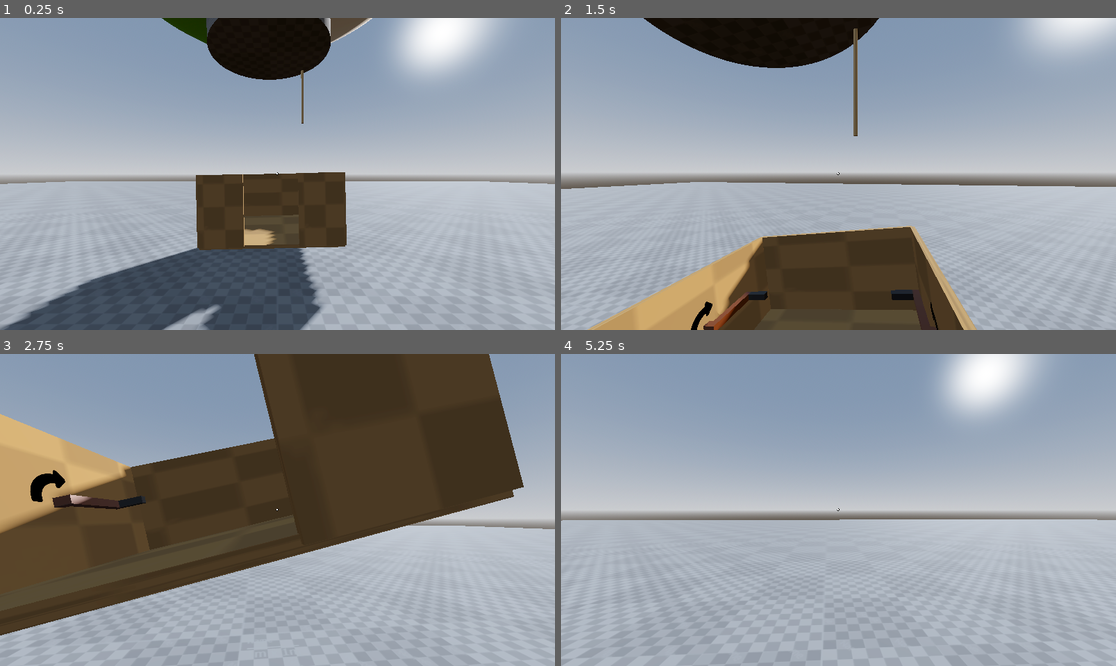
Above: before the commit, frames 1-4 (two rows, left to right).
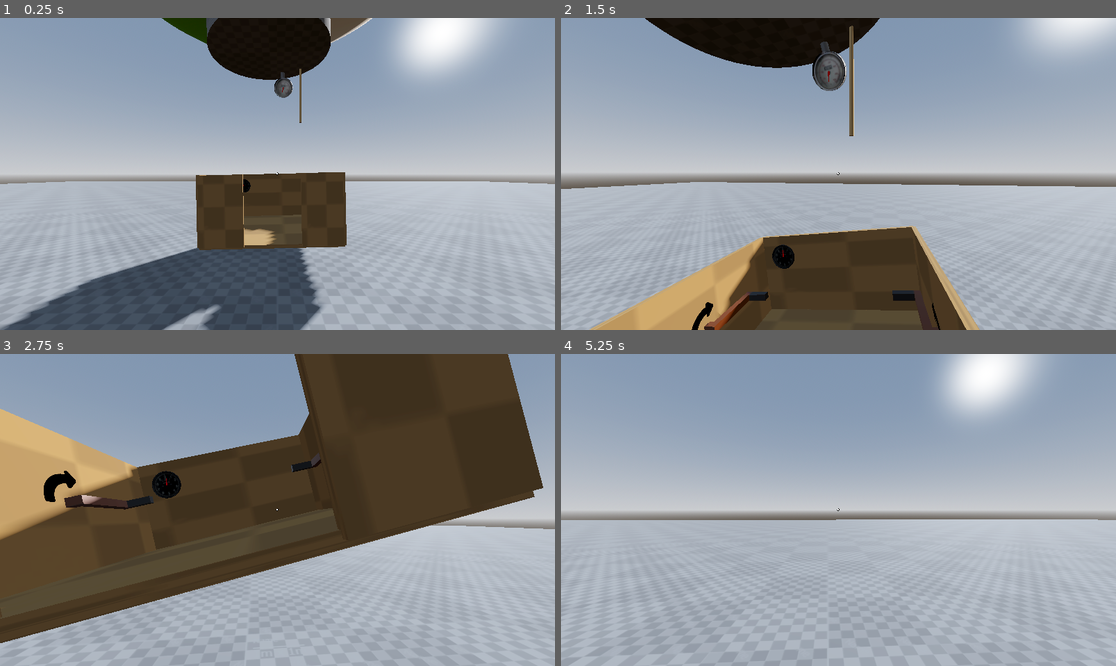
Above: after the commit, the same moments.

Repository: MagmaC4/Envelope
Game: Godot game, scene res://Scenes/master.tscn
Same seed, same stepped clock (60 frames per second), same inputs: the game is played once before the commit and once after it.
Inputs (mouse positions are in pixels of both pictures, inside the frame that each line leads up to):
- Up to frame 1 (0.25 s): no input
- Up to frame 2 (1.5 s): move the mouse to (866, 174) at 0.52 s; press the mouse at (866, 174) at 0.53 s; hold W (move_forward) from 0.53 s (still down); tap Space (move_jump) at 0.77 s; move the mouse to (810, 174) at 1.27 s; release the mouse at (810, 174) at 1.28 s; tap Shift (sprint) at 1.35 s
- Up to frame 3 (2.75 s): keep holding W (move_forward); tap Space (move_jump) at 1.52 s; move the mouse to (288, 503) at 2.02 s; press the mouse at (288, 503) at 2.03 s
- Up to frame 4 (5.25 s): keep holding W (move_forward); move the mouse to (832, 516) at 2.77 s; release the mouse at (832, 516) at 2.78 s; tap Shift (sprint) at 2.85, 4.35 s; tap Space (move_jump) at 3.02, 3.77, 4.52 s; move the mouse to (877, 513) at 3.52 s; press the mouse at (877, 513) at 3.53 s; move the mouse to (794, 506) at 4.27 s; release the mouse at (794, 506) at 4.28 s; move the mouse to (844, 510) at 5.02 s; press the mouse at (844, 510) at 5.03 s

The runs differ from the first frame. In frame 1, 0.4% of the frame differs, in the area x 35-55%, y 16-74%; in frame 2, 2.1%; in frame 3, 8.5%, in the area x 0-100%, y 0-100%; in frame 4, 0.3%.

Commit message:
Add gauges

Diff:
--- /dev/null
+++ b/Scenes/altimeter.tscn
@@ -0,0 +1,13 @@
+[gd_scene format=3 uid="uid://b8e70evoowqxu"]
+
+[ext_resource type="Script" uid="uid://dbgax75uq11j7" path="res://Scripts/gauge.gd" id="1_w5wo2"]
+[ext_resource type="PackedScene" uid="uid://dq6eo8eqdg1k5" path="res://Assets/Models/gauge_1.glb" id="2_gpdat"]
+[ext_resource type="PackedScene" uid="uid://ccemvhd3ybexe" path="res://Assets/Models/dial_1.glb" id="3_uwp2g"]
+
+[node name="Altimeter" type="Node3D" unique_id=1666856832]
+script = ExtResource("1_w5wo2")
+is_clockwise = true
+
+[node name="gauge_1" parent="." unique_id=1404530338 instance=ExtResource("2_gpdat")]
+
+[node name="dial" parent="." unique_id=509035106 instance=ExtResource("3_uwp2g")]
--- a/Scenes/balloon_vehicle.tscn
+++ b/Scenes/balloon_vehicle.tscn
@@ -9,6 +9,8 @@
 [ext_resource type="Script" uid="uid://43dqf1odjuoq" path="res://Scripts/rope.gd" id="6_gmxq1"]
 [ext_resource type="AudioStream" uid="uid://ca3bucf6klly8" path="res://Assets/Sound/ignite_2.mp3" id="8_5nxuu"]
 [ext_resource type="AudioStream" uid="uid://dqiixept55pe0" path="res://Assets/Sound/burner_loop.mp3" id="9_wwcxu"]
+[ext_resource type="PackedScene" uid="uid://b8e70evoowqxu" path="res://Scenes/altimeter.tscn" id="10_wwcxu"]
+[ext_resource type="PackedScene" uid="uid://ci8ndsk1o5y4u" path="res://Scenes/thermometer.tscn" id="11_yprsc"]
 
 [sub_resource type="BoxShape3D" id="BoxShape3D_qbobt"]
 size = Vector3(1.8789711, 3.1889954, 1.9432068)
@@ -50,7 +52,7 @@
 material = SubResource("StandardMaterial3D_sgw8h")
 
 [sub_resource type="BoxShape3D" id="BoxShape3D_gmxq1"]
-size = Vector3(2.048706, 0.4154663, 2.080017)
+size = Vector3(2.048706, 0.21690369, 2.080017)
 
 [sub_resource type="StandardMaterial3D" id="StandardMaterial3D_gmxq1"]
 albedo_texture = ExtResource("6_3nuav")
@@ -60,6 +62,9 @@
 
 [sub_resource type="BoxShape3D" id="BoxShape3D_3nuav"]
 size = Vector3(0.21243286, 1.7835693, 0.19322205)
+
+[sub_resource type="CylinderMesh" id="CylinderMesh_yprsc"]
+material = SubResource("StandardMaterial3D_sgw8h")
 
 [node name="BalloonVehicle" type="Node3D" unique_id=58244521 groups=["Vehicle"]]
 script = ExtResource("1_h2duu")
@@ -107,19 +112,19 @@
 shape = SubResource("ConcavePolygonShape3D_5tuot")
 
 [node name="MeshInstance3D5" type="MeshInstance3D" parent="Cabin" unique_id=1767051178]
-transform = Transform3D(0.61692995, 0, 0, 0, -2.1855695e-09, -1, 0, 0.05, -4.371139e-08, -0.6846926, 0.5, 1.0063438)
+transform = Transform3D(0.6111165, 0, 0, 0, -2.1649746e-09, -0.99057686, 0, 0.049528845, -4.329949e-08, -0.6846926, 0.5, 1.0063438)
 mesh = SubResource("BoxMesh_wn7uu")
 
 [node name="CollisionShape3D5" type="CollisionShape3D" parent="Cabin" unique_id=529451318]
-transform = Transform3D(0.44537133, 0, 0, 0, -2.1855695e-09, -1, 0, 0.05, -4.371139e-08, -0.76742864, 0.5, 1.0063438)
+transform = Transform3D(0.3541016, 0, 0, 0, -2.1855695e-09, -1, 0, 0.05, -4.371139e-08, -0.84333855, 0.5, 1.0063438)
 shape = SubResource("ConcavePolygonShape3D_sgw8h")
 
 [node name="MeshInstance3D6" type="MeshInstance3D" parent="Cabin" unique_id=1831249068]
-transform = Transform3D(0.61692995, 0, 0, 0, -2.1855695e-09, -1, 0, 0.05, -4.371139e-08, 0.6833532, 0.5, 1.0063438)
+transform = Transform3D(0.56950307, 0, 0, 0, -2.1855695e-09, -1, 0, 0.05, -4.371139e-08, 0.700292, 0.5, 1.0063438)
 mesh = SubResource("BoxMesh_wn7uu")
 
 [node name="CollisionShape3D6" type="CollisionShape3D" parent="Cabin" unique_id=1258277450]
-transform = Transform3D(0.39731595, 0, 0, 0, -2.1855695e-09, -1, 0, 0.05, -4.371139e-08, 0.7894296, 0.5, 1.0063438)
+transform = Transform3D(0.30937403, 0, 0, 0, -2.1855695e-09, -1, 0, 0.05, -4.371139e-08, 0.8472728, 0.5, 1.0063438)
 shape = SubResource("ConcavePolygonShape3D_3nuav")
 
 [node name="Balloon" type="StaticBody3D" parent="." unique_id=978523476]
@@ -139,19 +144,20 @@
 mesh = SubResource("CylinderMesh_3nuav")
 
 [node name="CollisionShape3D" type="CollisionShape3D" parent="Burner" unique_id=530969997]
-transform = Transform3D(1, 0, 0, 0, 1, 0, 0, 0, 1, -0.0005493164, 3.4466743, 0.02432251)
+transform = Transform3D(1, 0, 0, 0, 1, 0, 0, 0, 1, -0.0005493164, 3.5459557, 0.02432251)
 shape = SubResource("BoxShape3D_gmxq1")
 
 [node name="Crank" parent="." unique_id=1887970496 instance=ExtResource("5_sgw8h")]
 transform = Transform3D(0.15588367, 0, 0, 0, 0.15588367, 0, 0, 0, 0.15588367, -0.9, 0.5, 0)
 on_left = true
 
-[node name="Crank2" parent="." unique_id=850255794 instance=ExtResource("5_sgw8h")]
+[node name="Crank2" parent="." unique_id=850255794 groups=["Vehicle"] instance=ExtResource("5_sgw8h")]
 transform = Transform3D(-0.15588367, 1.3627783e-08, 0, -1.3627783e-08, -0.15588367, 0, 0, 0, 0.15588367, 0.9, 0.5, 0)
 
 [node name="Rope" type="Node3D" parent="." unique_id=1534175090 groups=["Grabbable", "Rope"]]
-transform = Transform3D(1, 0, 0, 0, 1, 0, 0, 0, 1, 0.7, 3.6003206, -0.7)
+transform = Transform3D(1, 0, 0, 0, 1, 0, 0, 0, 1, 0.65, 3.6, -0.65)
 script = ExtResource("6_gmxq1")
+metadata/_edit_group_ = true
 
 [node name="RopeMesh" type="MeshInstance3D" parent="Rope" unique_id=811256299]
 transform = Transform3D(0.05, 0, 0, 0, 0.75, 0, 0, 0, 0.05, 0, -0.75, 0)
@@ -171,5 +177,18 @@
 stream = ExtResource("9_wwcxu")
 parameters/looping = true
 
+[node name="Altimeter" parent="." unique_id=1666856832 instance=ExtResource("10_wwcxu")]
+transform = Transform3D(0, -6.5567085e-09, -0.15, -0.15, -6.5567085e-09, 2.8660284e-16, -6.5567085e-09, 0.15, -6.5567085e-09, -0.6992263, 0.7303171, -0.98064333)
+
+[node name="Thermometer" parent="." unique_id=618017343 instance=ExtResource("11_yprsc")]
+transform = Transform3D(0.0052559692, -0.046770148, -0.19438346, -0.18218637, -0.0812071, 0.014612891, -0.082343824, 0.17668605, -0.044738553, 0.272854, 2.9385662, -0.8078524)
+MIN_ANGLE = 3.403
+MAX_ANGLE = 9.163
+is_clockwise = true
+
+[node name="MeshInstance3D2" type="MeshInstance3D" parent="Thermometer" unique_id=1224142684]
+transform = Transform3D(-0.031082336, -0.8789201, -0.09206755, -0.115761906, -0.18872367, 0.37371108, -0.43719327, 0.11245796, -0.09240719, -0.8136836, -0.39547196, 0.0700805)
+mesh = SubResource("CylinderMesh_yprsc")
+
 [connection signal="area_entered" from="CabinTrigger" to="." method="_on_cabin_trigger_area_entered"]
 [connection signal="area_exited" from="CabinTrigger" to="." method="_on_cabin_trigger_area_exited"]
--- /dev/null
+++ b/Scenes/thermometer.tscn
@@ -0,0 +1,12 @@
+[gd_scene format=3 uid="uid://ci8ndsk1o5y4u"]
+
+[ext_resource type="Script" uid="uid://dbgax75uq11j7" path="res://Scripts/gauge.gd" id="1_01ygc"]
+[ext_resource type="PackedScene" uid="uid://dr6hhyigen7og" path="res://Assets/Models/gauge_2.glb" id="1_f5lcp"]
+[ext_resource type="PackedScene" uid="uid://ccemvhd3ybexe" path="res://Assets/Models/dial_1.glb" id="2_01ygc"]
+
+[node name="Thermometer" type="Node3D" unique_id=618017343]
+script = ExtResource("1_01ygc")
+
+[node name="gauge_2" parent="." unique_id=1529723465 instance=ExtResource("1_f5lcp")]
+
+[node name="dial" parent="." unique_id=498527153 instance=ExtResource("2_01ygc")]
--- a/Scripts/balloon_vehicle.gd
+++ b/Scripts/balloon_vehicle.gd
@@ -12,6 +12,10 @@
 var direction_up = true
 var can_move = true
 
+# Gauges
+@onready var altimeter = $Altimeter
+@onready var thermometer = $Thermometer
+
 func _ready() -> void:
 	begin_up_down()
 	begin_sway()
@@ -21,6 +25,11 @@
 	var rope = $Rope
 	rope.global_rotation = Vector3.ZERO
 
+	# Set altimeter gauge's value with height
+	altimeter.value = global_position.y
+
+	# Set thermometer gauge's value with burner power
+	thermometer.value = rope.power
 
 # Use Tweens (lightweight animation keyframes) to move balloon up and down
 func begin_up_down():
--- /dev/null
+++ b/Scripts/gauge.gd
@@ -0,0 +1,49 @@
+extends Node3D
+
+@onready var dial = $dial
+
+# angle
+@export var MIN_ANGLE = 0.0
+@export var MAX_ANGLE = 2.0 * PI
+var angle = MIN_ANGLE
+@export var is_clockwise = false
+@onready var dir = -1 if is_clockwise else 1
+
+
+# value
+@export var MAX_VALUE = 100.0 # this needs to be accurate
+var value = 0.0
+
+# animation
+var tween : Tween
+var is_max = false
+
+func _process(delta: float) -> void:
+
+	if not is_max:
+		# Change dial angle based on proportional value
+		var proportion = clamp(value / MAX_VALUE, 0, 1)
+		dial.rotation.y = dir * lerp(MIN_ANGLE, MAX_ANGLE, proportion) # negative
+
+	# Start max dial animation when past MAX_VALUE
+	if value >= MAX_VALUE:
+		# increase speed of max dial anim when approaching higher values
+		var tween_speed = clamp(value / MAX_VALUE, 1.0, 5.0)
+		if tween:
+			tween.set_speed_scale(tween_speed)
+
+		# being tween if it is not enabled
+		if !is_max:
+			is_max = true
+			max_dial()
+	else:
+		is_max = false
+		if tween:
+			tween.kill() # pause max value animation
+
+# Animation that twitches the dial once max value is reached
+func max_dial():
+	tween = create_tween()
+	tween.set_loops()
+	tween.tween_property(dial, "rotation:y", dir * (MAX_ANGLE), 0.3).set_trans(Tween.TRANS_SPRING)
+	tween.tween_property(dial, "rotation:y", dir * (MAX_ANGLE * 0.95), 0.3).set_trans(Tween.TRANS_SPRING)
Binary file added: Assets/Models/dial_1.glb
Not shown, added: Assets/Models/dial_1.glb.import
Binary file added: Assets/Models/dial_2.glb
Not shown, added: Assets/Models/dial_2.glb.import
Binary file added: Assets/Models/gauge_1.glb
Not shown, added: Assets/Models/gauge_1.glb.import
Binary file added: Assets/Models/gauge_1_gauge_1.png
Not shown, added: Assets/Models/gauge_1_gauge_1.png.import
Binary file added: Assets/Models/gauge_2.glb
Not shown, added: Assets/Models/gauge_2.glb.import
Binary file added: Assets/Models/gauge_2_gauge_2 (1).png
Not shown, added: Assets/Models/gauge_2_gauge_2 (1).png.import
(and 1 more such lines)
